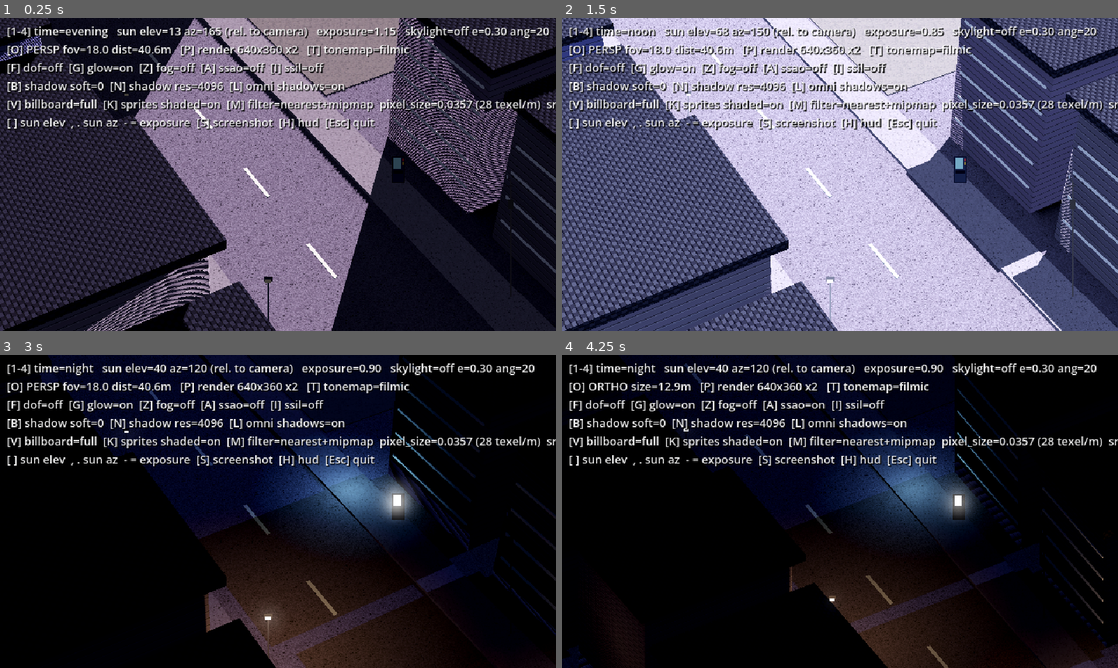
Above: before the commit, frames 1-4 (two rows, left to right).
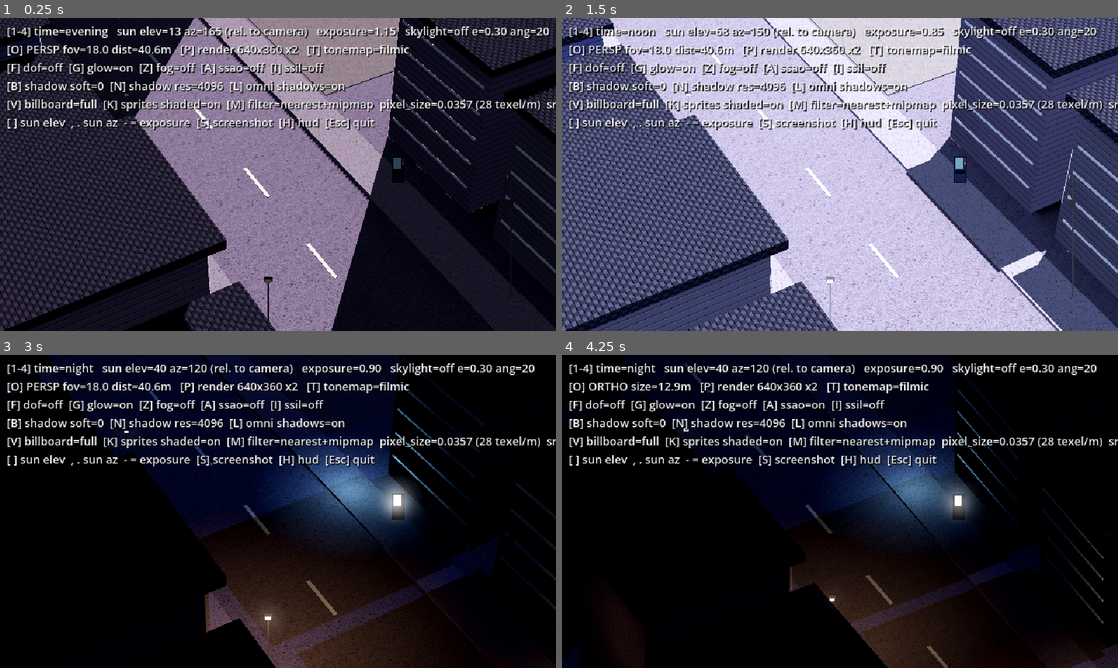
Above: after the commit, the same moments.

Repository: kijima-masaru/Game1
Game: Godot game, scene res://scenes/lookdev.tscn
Two runs of this game, one before a commit and one after it. Both use one fixed random seed, a clock stepped at 60 frames per second and the inputs below. This scene is started directly instead of the project's main scene.
Inputs:
- Up to frame 1 (0.25 s): no input
- Up to frame 2 (1.5 s): tap Enter at 0.5 s; tap 1 at 0.6 s; tap Space at 1.25 s; hold S from 1.28 s (still down); tap 2 at 1.35 s
- Up to frame 3 (3 s): tap Enter at 2 s; release S at 2.03 s; tap 3 at 2.1 s; tap Space at 2.75 s; tap 4 at 2.85 s
- Up to frame 4 (4.25 s): tap Enter at 3.5 s; hold A from 3.53 s (still down); tap O at 3.6 s

The runs differ from the first frame. In frame 1, 6.6% of the frame differs, in the area x 0-100%, y 0-100%; in frame 2, 1.3%; in frame 3, 0.3%; in frame 4, 0.2%.

Commit message:
docs(design): 状態管理の設計案（F-1）とルックデブの積み残し修正（F-0）
- F-1: docs/DESIGN_STATE.md。事実を変数として定義し、主人公の知識・プレイヤーへの開示・発言記録・
  NPC ごとの信念を別テーブルで持ち、すべての変更を Event として追記する設計。矛盾検出、伝播、
  セーブ構造、31 日の見積もり、デバッグ画面、要確認事項を記載。実装は未着手。
- F-0a: 昼の路面の波状モアレの主因はシャドウアクネ（テクスチャ単色でも残る）。影アトラスを 32 bit、
  bias 0.05、normal bias 4.0 に変更（高周波量 66 → 21）。AO 用複製材質の world_mats 登録漏れ
  （ミップマップ既定が届かず Nearest のまま）と AO テクスチャの generate_mipmaps 未呼び出しも修正。
  C-3 の「ミップマップで解消」を訂正。4 時間帯を再撮影。
- F-0b: スプライト丸めの下限 max(1, round(ratio)) を ART_SPEC に明記。
- F-0c: ART_SPEC に未決事項（DOF、パレット、上端/下端のサイズ関係の確認）を追加。
- F-0d: E-2a の記述を E-2c の AO 実測を根拠にするよう書き直し。芯/開けた影は路面テクスチャの
  アルベド分散である可能性が高いと記録。
- lookdev.gd に shadow16 / shadow_bias / shadow_normal_bias 引数を追加。

Co-Authored-By: Claude Fable 5.1 <noreply@anthropic.com>

Diff:
--- a/scripts/lookdev.gd
+++ b/scripts/lookdev.gd
@@ -122,6 +122,9 @@
 var walk_pivot: Node3D
 var walk_sprite: Sprite3D
 const WALK_TEX_H := 56          # 28x56 texel = 1x2 m
+var shadow_16bit := false        # 影アトラスの深度。16bit だと昼にシャドウアクネ（波状モアレ）が出る（フェーズ5 F-0a）
+var shadow_bias_override := NAN
+var shadow_normal_bias_override := NAN
 var ao_on := true               # 街区スケールの空の遮蔽を焼いた AO（E-2）。ao_light_affect=0 で環境光にのみ効く
 var ao_power := 1.0             # 焼いた AO に掛ける指数（芯を深くする較正ノブ）
 var ao_ray_len := 18.0          # 遮蔽レイの最大距離 (m)。建物高さの 2〜3 倍
@@ -268,6 +271,12 @@
 				var wt := v.split(",")
 				if wt.size() == 2:
 					walk_to = Vector3(float(wt[0]), 0.0, float(wt[1]))
+			"shadow16":
+				shadow_16bit = _b(v)
+			"shadow_bias":
+				shadow_bias_override = float(v)
+			"shadow_normal_bias":
+				shadow_normal_bias_override = float(v)
 			"ao":
 				ao_on = _b(v)
 			"ao_power":
@@ -611,6 +620,7 @@
 			var a := pow(img.get_pixel(x, y).r, ao_power)
 			out.set_pixel(x, y, Color(a, a, a, 1.0))
 	out.resize(out.get_width() * upscale, out.get_height() * upscale, Image.INTERPOLATE_BILINEAR)
+	out.generate_mipmaps()   # F-0a: ミップマップ無しだと NEAREST_WITH_MIPMAPS でも AO だけ mip0 で標本化されモアレが戻る
 	return ImageTexture.create_from_image(out)
 
 
@@ -626,6 +636,8 @@
 		mm.albedo_texture = null
 		mm.albedo_color = Color(1, 1, 1)
 		mm.uv1_triplanar = false
+	# F-0a: 複製した材質もフィルタ切替の対象にする（登録漏れで地面・壁が Nearest のまま残り、昼のモアレが戻っていた）
+	world_mats.append(mm)
 	return mm
 
 
@@ -911,8 +923,9 @@
 	sun.directional_shadow_max_distance = 70.0
 	sun.directional_shadow_split_1 = 0.4
 	sun.directional_shadow_fade_start = 0.9
-	sun.shadow_bias = 0.03
-	sun.shadow_normal_bias = 1.5
+	# F-0a: 昼（太陽 68°）の路面の波状モアレはシャドウアクネ。32bit 深度 + normal_bias 4.0 で高周波量 66 → 21（テクスチャのみの下限 16〜18）
+	sun.shadow_bias = 0.05 if is_nan(shadow_bias_override) else shadow_bias_override
+	sun.shadow_normal_bias = 4.0 if is_nan(shadow_normal_bias_override) else shadow_normal_bias_override
 	add_child(sun)
 
 	# 疑似スカイライト（D-1）。ほぼ真下向きの 2 本目の平行光。影あり・鏡面なし・広い半影。
@@ -1141,7 +1154,7 @@
 
 
 func _apply_shadows() -> void:
-	RenderingServer.directional_shadow_atlas_set_size(shadow_res, true)
+	RenderingServer.directional_shadow_atlas_set_size(shadow_res, shadow_16bit)
 	match soft_level:
 		0:
 			sun.shadow_blur = 0.0
Binary file added: docs/lookdev/f0a_ao_mipmap_x4.png
Binary file added: docs/lookdev/f0a_noon_moire_fix_x4.png
Binary file added: docs/lookdev/f0a_shadow_acne_x4.png
Binary file changed: docs/lookdev/sheet_shadow.png
Binary file changed: docs/lookdev/sheet_times.png
Not shown, changed: docs/ART_SPEC.md
Not shown, added: docs/DESIGN_STATE.md
Not shown, changed: docs/lookdev/PHASE3.md
Not shown, changed: docs/lookdev/PHASE4.md
